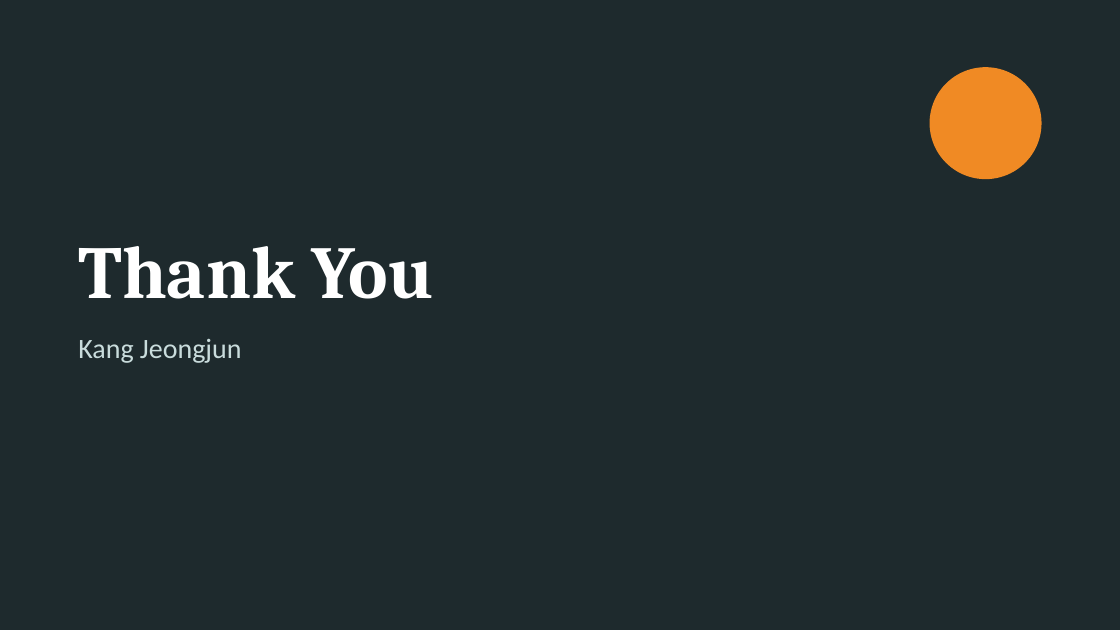
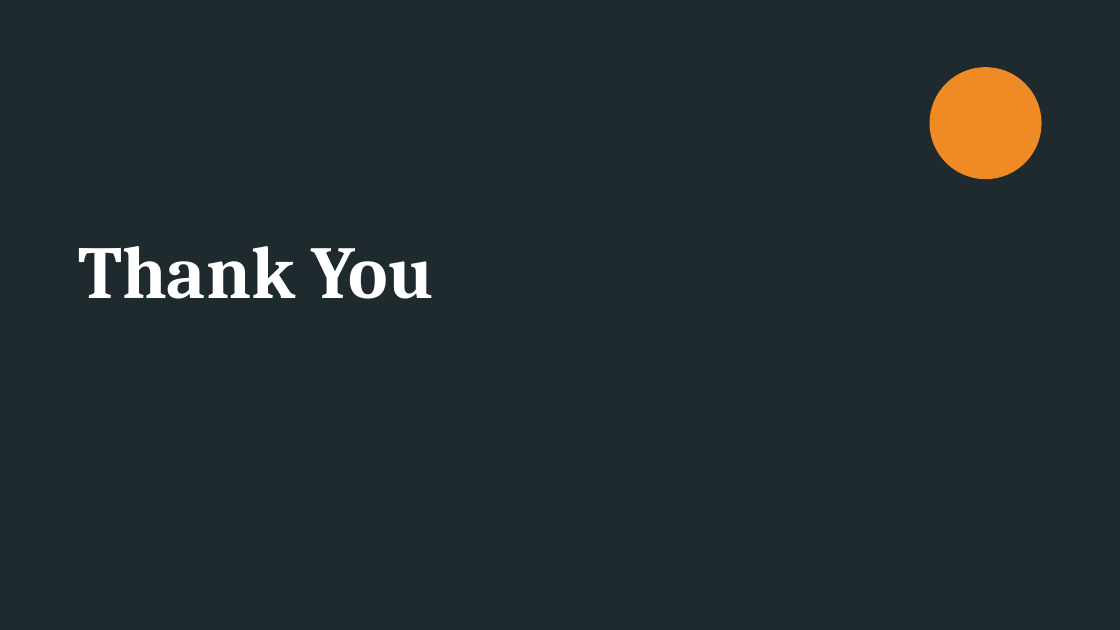
Before and after one commit to a44830300-arch/shaohong, a slide deck: slide 8 of 학업/아시아속의제주문화/Jeju_Culture_Final_5min_easy.pptx (slide 10 before the commit). Drawn at 1120x630 pixels with LibreOffice and Linux fonts; fonts in the diff are those of the drawing. Boxes give left, top, right and bottom in pixels: in the first picture for what was removed or moved away, otherwise in the second. Text is boxed around its words. In the diff, an @@ line names an element or a change of style, - is before the commit and + after.

```diff
--- a/학업/아시아속의제주문화/Jeju_Culture_Final_5min_easy.pptx
+++ b/학업/아시아속의제주문화/Jeju_Culture_Final_5min_easy.pptx
@@ text removed at (78,339,242,363) @@
-Kang Jeongjun
```
Also in this commit, not shown: 6 other slides changed, 1 slide added, 3 slides removed, 1 other file.
